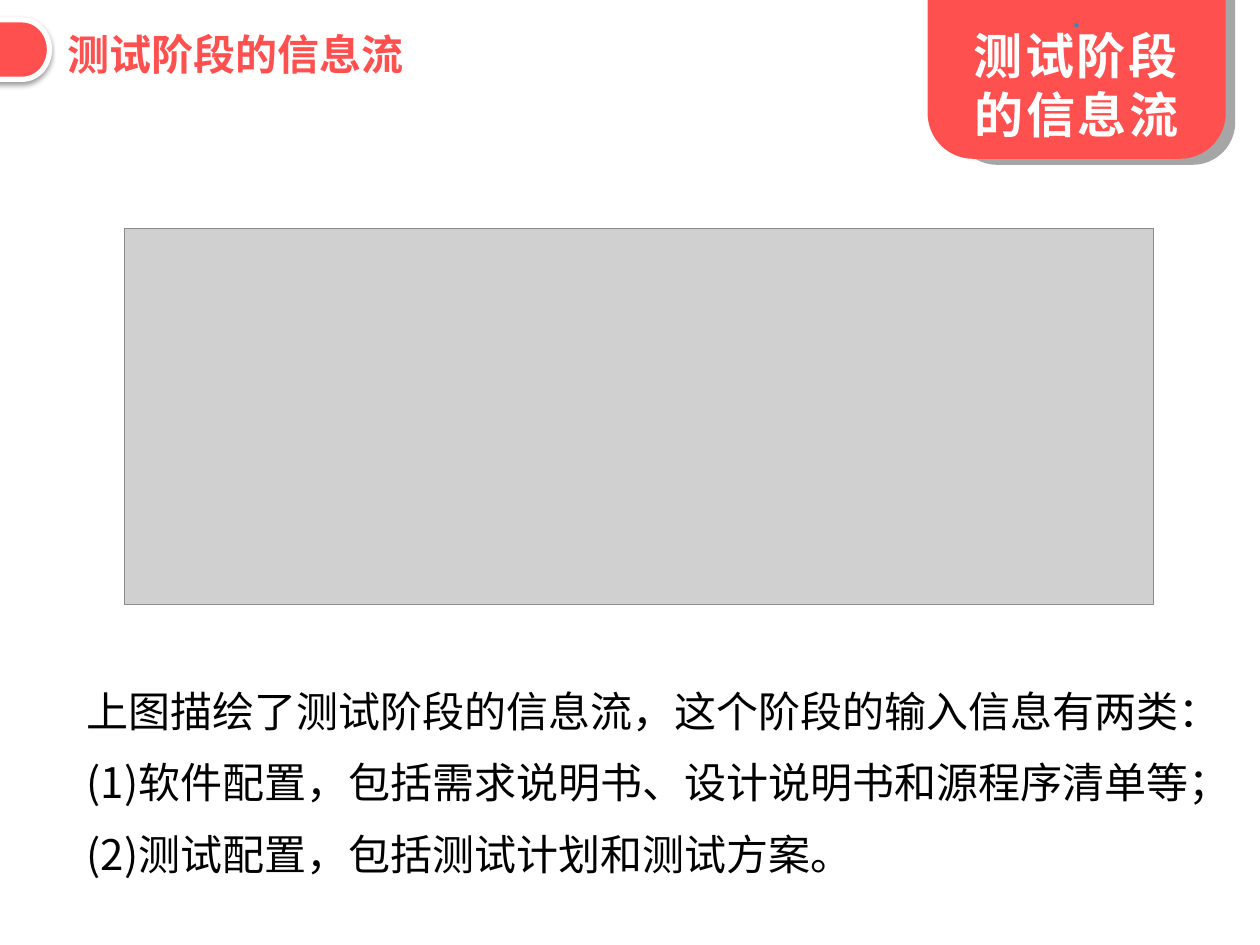
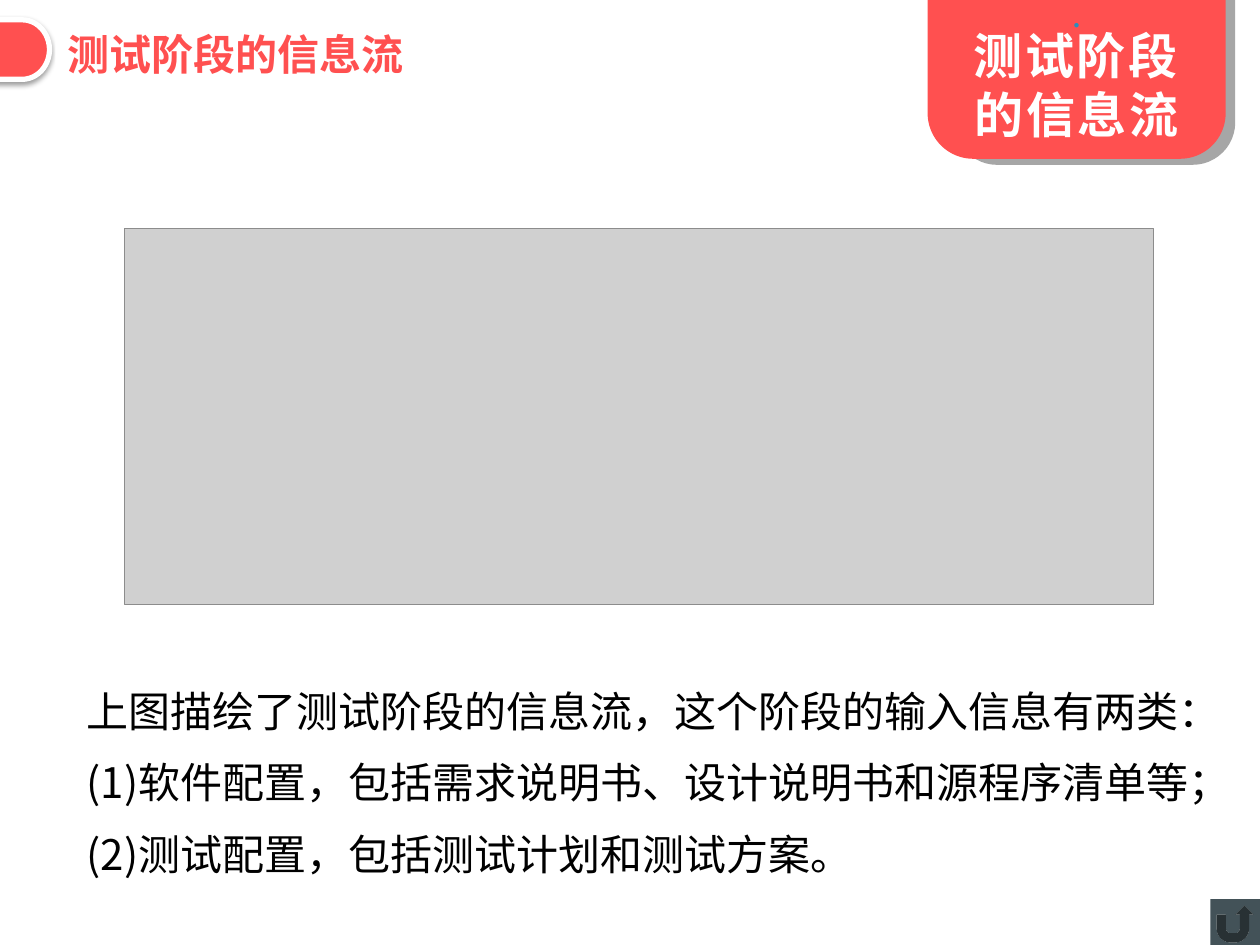
Before and after one commit to Lipingchang/SE2018-G09, a slide deck: slide 23 of 翻转PPT1/SE2018春-G09-第11周作业-翻转PPT1.pptx. Drawn at 1260x945 pixels with LibreOffice and Linux fonts; fonts in the diff are those of the drawing; grey boxes stand for pictures. Boxes give left, top, right and bottom in pixels: in the first picture for what was removed or moved away, otherwise in the second. Text is boxed around its words. In the diff, an @@ line names an element or a change of style, - is before the commit and + after.

```diff
--- a/翻转PPT1/SE2018春-G09-第11周作业-翻转PPT1.pptx
+++ b/翻转PPT1/SE2018春-G09-第11周作业-翻转PPT1.pptx
@@ action button return added at [1211, 900, 1260, 945], fill #435258 @@
```
Also in this commit, not shown: 5 other slides changed.
